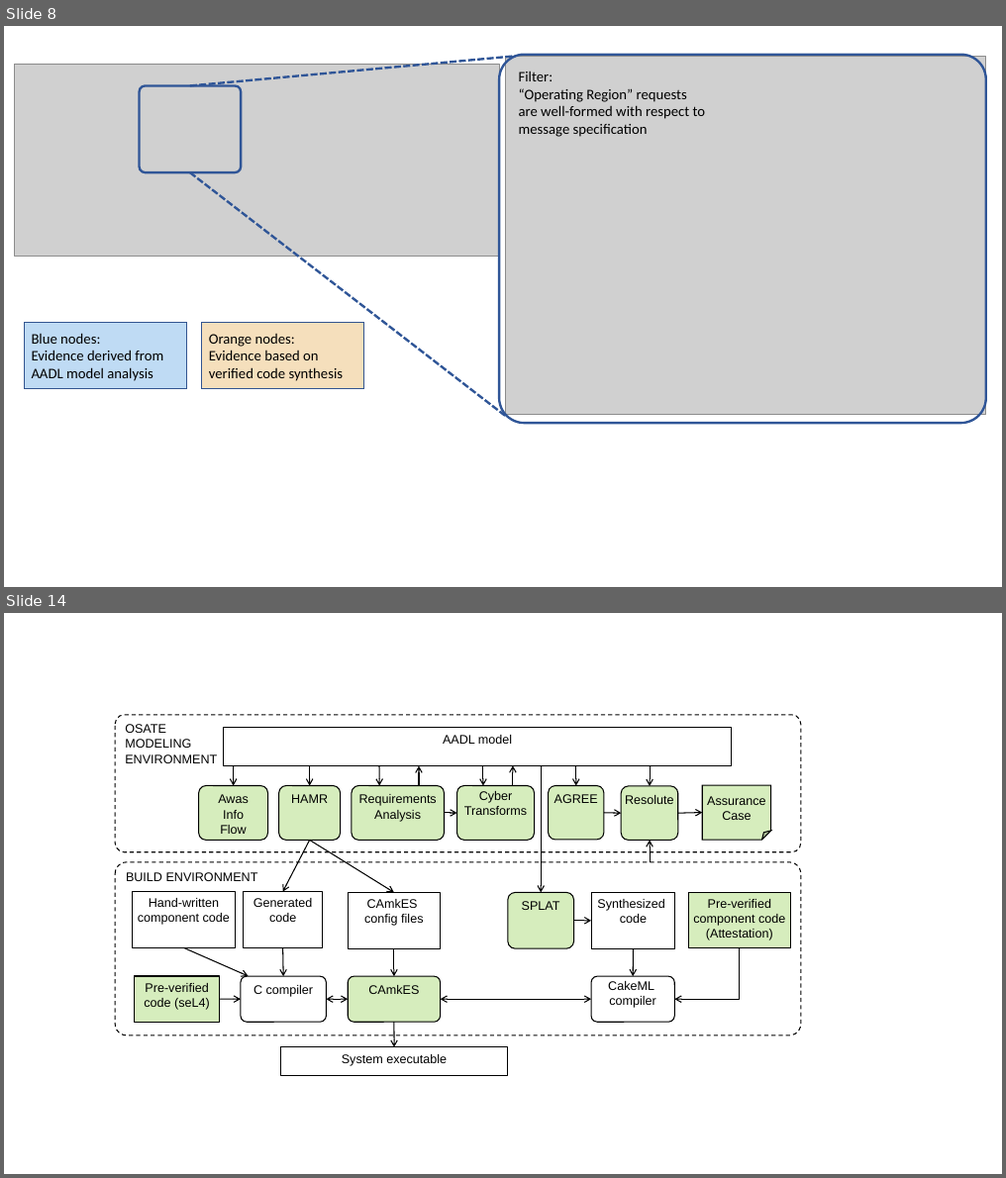
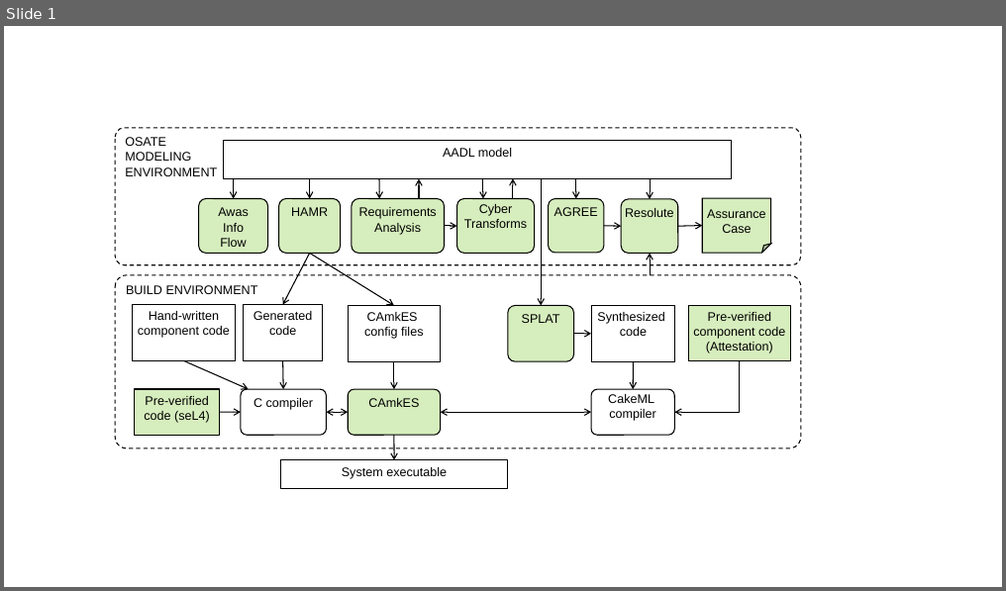
Before and after one commit to iamundson/case-assurance-pattern, a slide deck: figs/figures.pptx. Shown one above the other, each under a label of ours: slides 8 and 14 before the commit, slide 1 after it; the slides between them are not shown. The pictures are 1006x1178 and 1006x591 pixels, drawn with LibreOffice and Linux fonts; fonts in the diff are those of the drawing; grey boxes stand for pictures. Boxes give left, top, right and bottom in pixels: in the first picture for what was removed or moved away, otherwise in the second. Text is boxed around its words. In the diff, an @@ line names an element or a change of style, - is before the commit and + after.

```diff
--- a/figs/figures.pptx
+++ b/figs/figures.pptx
@@ slide 8 removed at box(4, 26, 1002, 587), background #FFFFFF @@
@@ group removed at box(15, 55, 986, 424): 2 pictures, 2 rounded rectangles, 2 rectangles, 2 lines, 1 text @@
-Blue nodes:
-Evidence derived from AADL model analysis
-Orange nodes:
-Evidence based on verified code synthesis
-Filter:
-“Operating Region” requests
-are well-formed with respect to
-message specification
@@ what was slide 14 is now slide 1 @@
```
Also in this commit, not shown: 11 slides added, 12 other slides removed, 13 other files.
